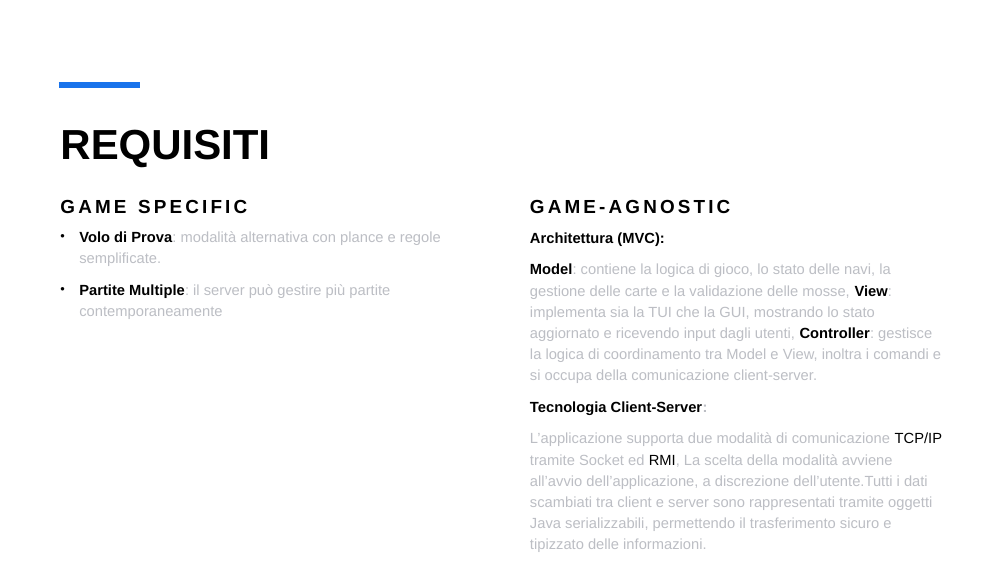
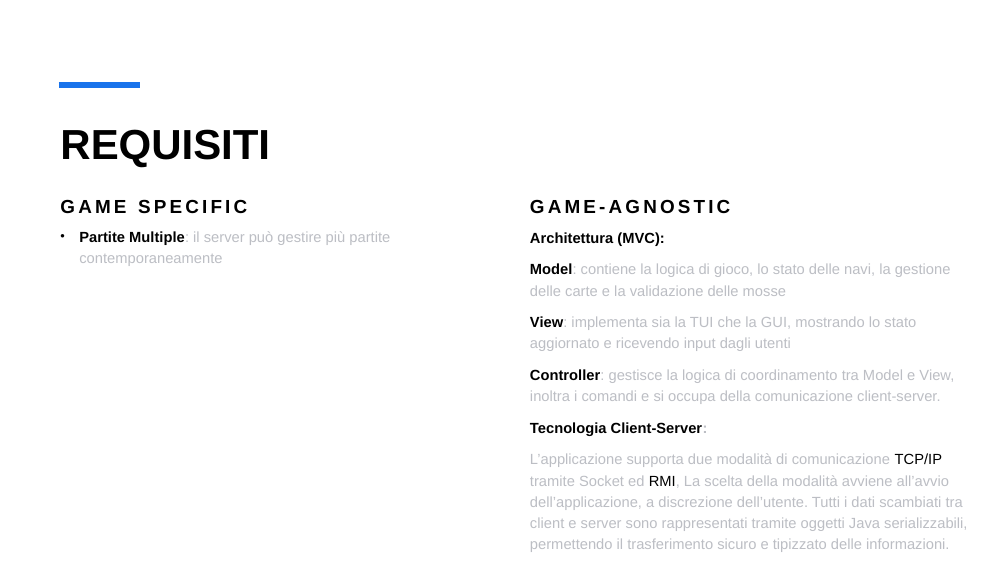
Before and after one commit to AlessandroNicolov124/Ing-SW-project-2025-Polimi, a slide deck: slide 3 of deliverables/final/Presentation.pptx. Drawn at 1008x567 pixels with LibreOffice and Linux fonts; fonts in the diff are those of the drawing. Boxes give left, top, right and bottom in pixels: in the first picture for what was removed or moved away, otherwise in the second. Text is boxed around its words. In the diff, an @@ line names an element or a change of style, - is before the commit and + after.

```diff
--- a/deliverables/final/Presentation.pptx
+++ b/deliverables/final/Presentation.pptx
@@ text at (x1=79, y1=231, x2=441, y2=266): paragraph removed @@
-• Volo di Prova: modalità alternativa con plance e regole semplificate.
@@ text at (x1=530, y1=263, x2=954, y2=404): text changed @@
-Model: contiene la logica di gioco, lo stato delle navi, la gestione delle carte e la validazione delle mosse, View: implementa sia la TUI che la GUI, mostrando lo stato aggiornato e ricevendo input dagli utenti, Controller: gestisce la logica di coordinamento tra Model e View, inoltra i comandi e si occupa della comunicazione client-server.
+Model: contiene la logica di gioco, lo stato delle navi, la gestione delle carte e la validazione delle mosse
+View: implementa sia la TUI che la GUI, mostrando lo stato aggiornato e ricevendo input dagli utenti
+Controller: gestisce la logica di coordinamento tra Model e View, inoltra i comandi e si occupa della comunicazione client-server.
@@ text at (x1=530, y1=453, x2=967, y2=552): spaces changed @@
-L’applicazione supporta due modalità di comunicazione TCP/IP tramite Socket ed RMI, La scelta della modalità avviene all’avvio dell’applicazione, a discrezione dell’utente.Tutti i dati scambiati tra client e server sono rappresentati tramite oggetti Java serializzabili, permettendo il trasferimento sicuro e tipizzato delle informazioni.
+L’applicazione supporta due modalità di comunicazione TCP/IP tramite Socket ed RMI, La scelta della modalità avviene all’avvio dell’applicazione, a discrezione dell’utente. Tutti i dati scambiati tra client e server sono rappresentati tramite oggetti Java serializzabili, permettendo il trasferimento sicuro e tipizzato delle informazioni.
```
Also in this commit, not shown: 2 other slides changed, 1 slide removed, 1 other file.
